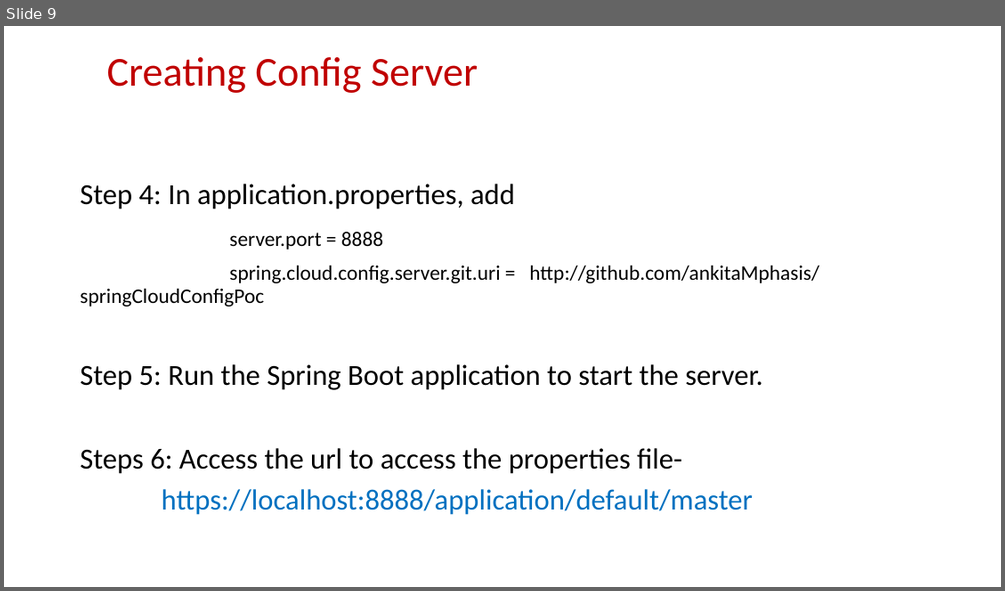
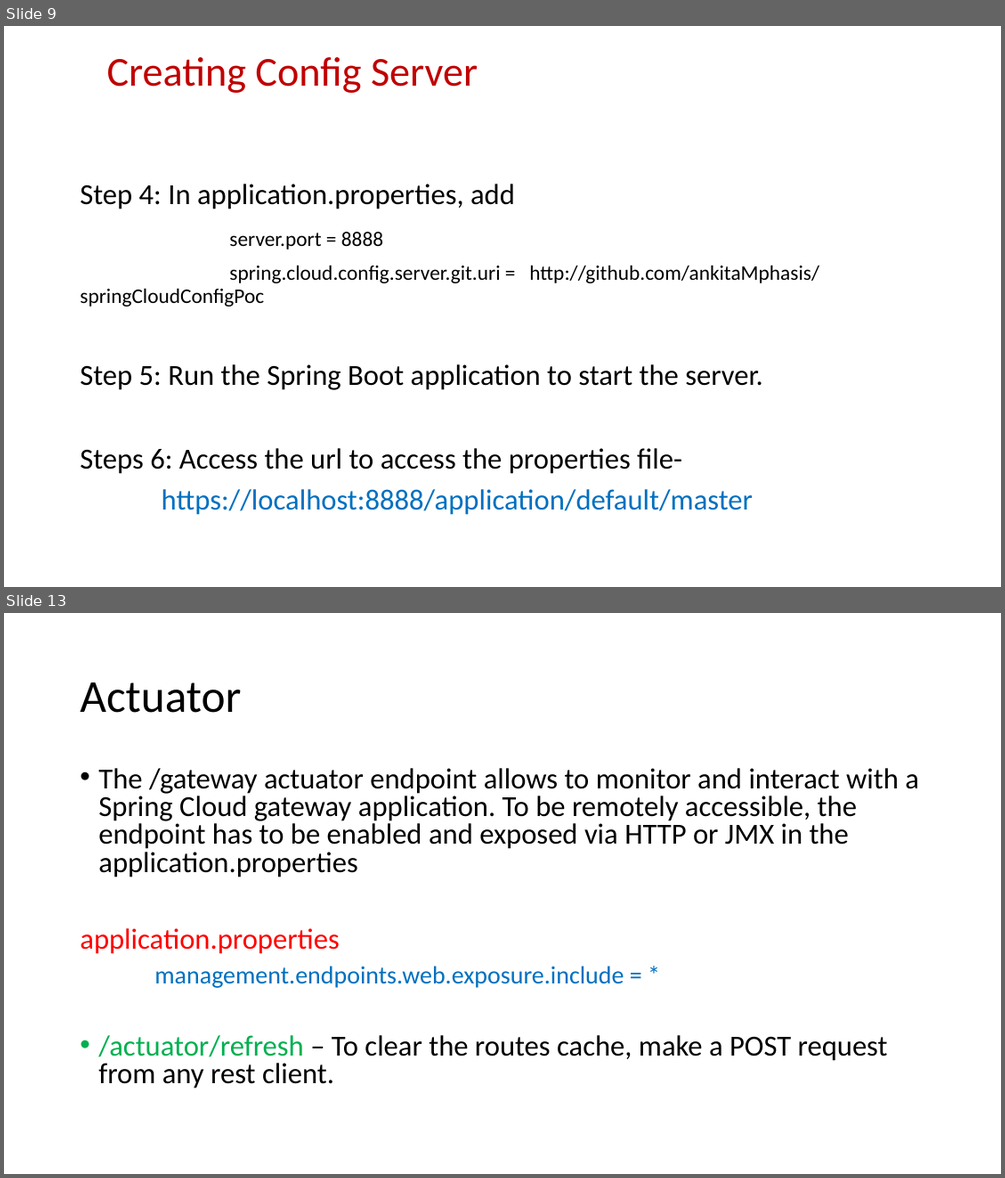
Before and after one commit to teamcryptic/spring-cloud-config-demo, a slide deck: Spring Cloud Config.pptx. Shown one above the other, each under a label of ours: slide 9 before the commit, slides 9 and 13 after it; the slides between them are not shown. The pictures are 1005x591 and 1005x1178 pixels, drawn with LibreOffice and Linux fonts; fonts in the diff are those of the drawing. Boxes give left, top, right and bottom in pixels: in the first picture for what was removed or moved away, otherwise in the second. Text is boxed around its words. In the diff, an @@ line names an element or a change of style, - is before the commit and + after.

Commit message:
PresentationSplingCLoudConfig

```diff
--- a/Spring Cloud Config.pptx
+++ b/Spring Cloud Config.pptx
@@ slide 13 added at (4,613,1001,1174), background #FFFFFF @@
@@ title added at (80,682,241,713), 44 pt, text #000000 @@
+Actuator
@@ text added at (80,768,919,1088), 28 pt, text #000000 @@
+• The /gateway actuator endpoint allows to monitor and interact with a Spring Cloud gateway application. To be remotely accessible, the endpoint has to be enabled and exposed via HTTP or JMX in the application.properties
+application.properties
+management.endpoints.web.exposure.include = *
+• /actuator/refresh – To clear the routes cache, make a POST request from any rest client.
```
Also in this commit, not shown: 2 slides changed, 2 other slides added.
